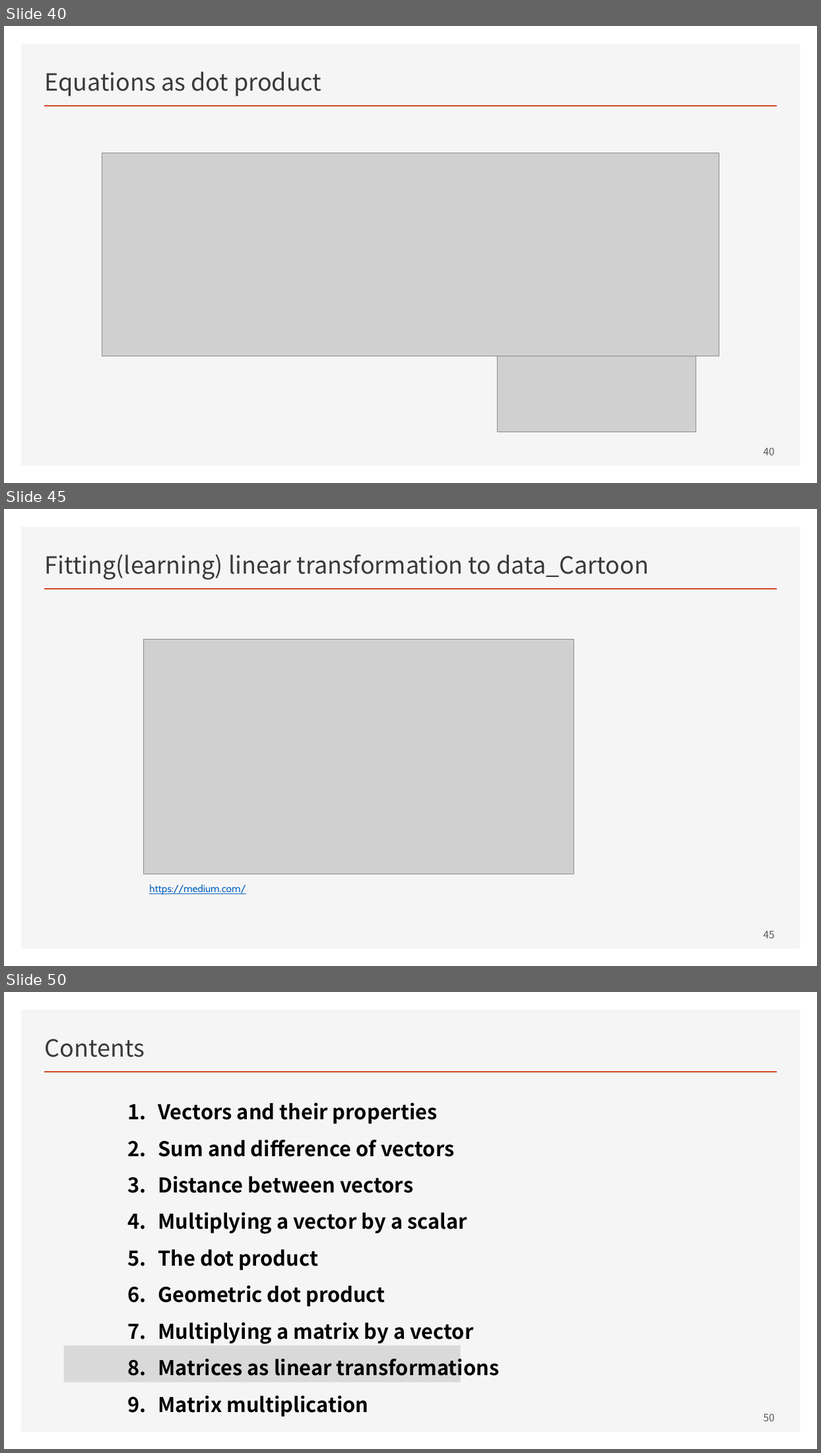
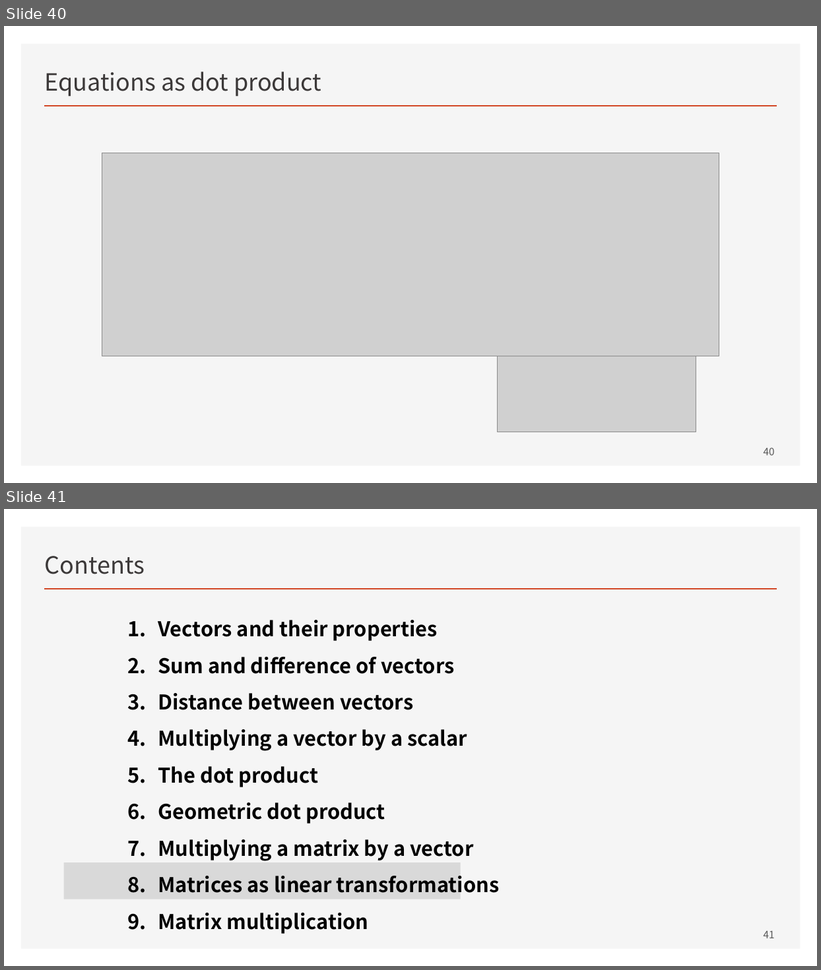
Before and after one commit to ancestor9/mathematics-for-machine-learning, a slide deck: w3_Vectors_and_Linear_Transformations.pptx. Shown one above the other, each under a label of ours: slides 40, 45 and 50 before the commit, slides 40 and 41 after it; the slides between them are not shown. The pictures are 821x1453 and 821x970 pixels, drawn with LibreOffice and Linux fonts; fonts in the diff are those of the drawing; grey boxes stand for pictures. Boxes give left, top, right and bottom in pixels: in the first picture for what was removed or moved away, otherwise in the second. Text is boxed around its words. In the diff, an @@ line names an element or a change of style, - is before the commit and + after.

```diff
--- a/w3_Vectors_and_Linear_Transformations.pptx
+++ b/w3_Vectors_and_Linear_Transformations.pptx
@@ slide 45 removed at <box>4,509,817,966</box>, background #FFFFFF; not listed: 2 template elements that a slide beside it also shows @@
@@ title removed at <box>45,555,649,580</box> @@
-Fitting(learning) linear transformation to data_Cartoon
@@ picture removed at <box>144,639,574,874</box> @@
@@ text removed at <box>149,885,246,895</box> @@
-https://medium.com/
@@ page number removed at <box>764,931,775,939</box> @@
-45
@@ what was slide 50 is now slide 41 @@
@@ page number at <box>764,931,775,939</box>: text changed @@
-50
+41
```
Also in this commit, not shown: 2 slides changed, 8 other slides removed.
